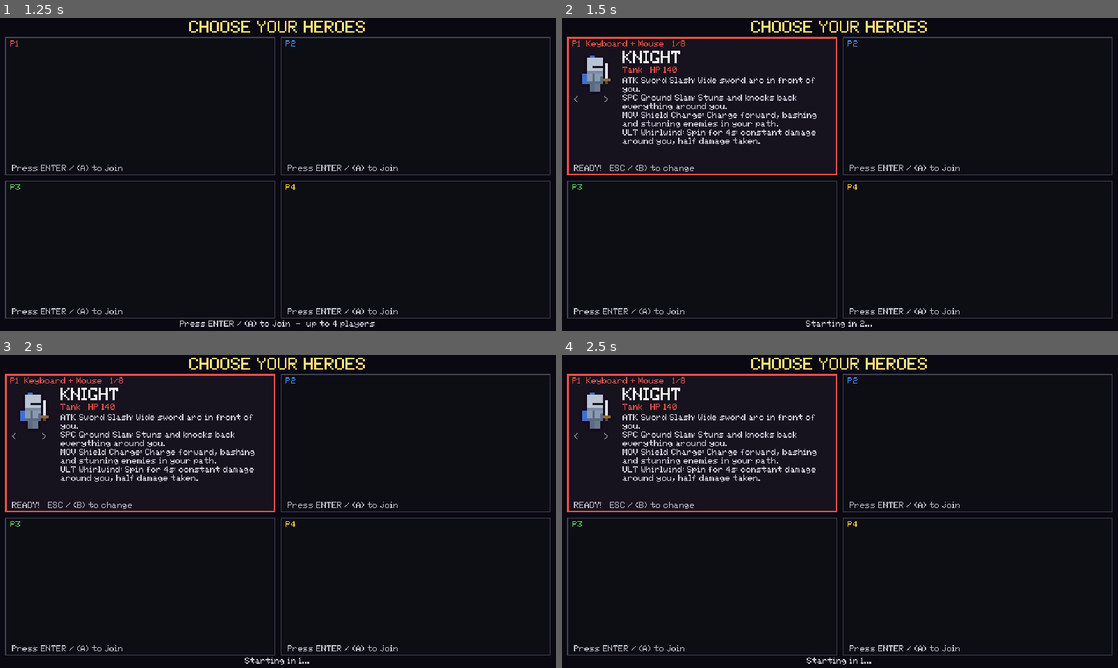
Above: before the commit, frames 1-4 (two rows, left to right).
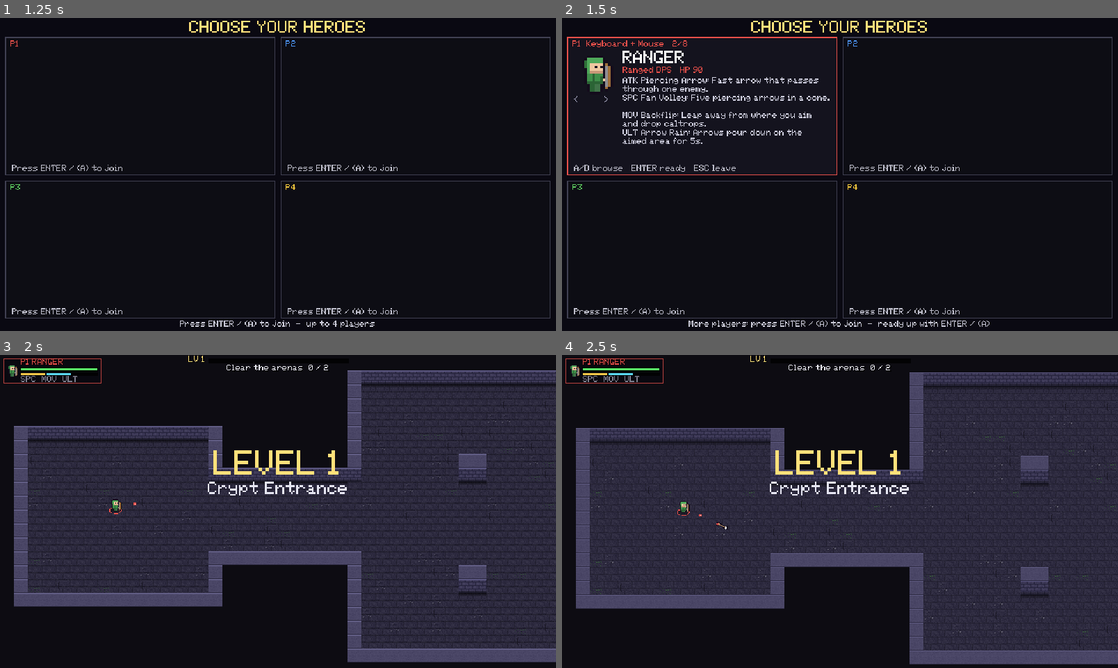
Above: after the commit, the same moments.

Repository: bogo26/game
Game: Godot game, scene res://src/ui/main_menu.tscn
Two runs of this game, one before a commit and one after it. Both use one fixed random seed, a clock stepped at 60 frames per second and the inputs below.
Inputs (mouse positions are in pixels of both pictures, inside the frame that each line leads up to):
- Up to frame 1 (1.25 s): click "Start Run" at 0.5 s
- Up to frame 2 (1.5 s): tap Enter at 1.25 s; move the mouse to (962, 158) at 1.27 s; hold Right (ui_right) from 1.28 s (still down); hold Enter from 1.28 s (still down); click (962, 158) at 1.42 s
- Up to frame 3 (2 s): keep holding Right (ui_right); keep holding Enter; tap Space at 1.52, 1.55, 1.82 s
- Up to frame 4 (2.5 s): release Right (ui_right) at 2 s; release Enter at 2 s; drag from (728, 527) to (812, 574) at 2.02 s

Frame 1 is identical in both runs. In frame 2, 3.0% of the frame differs, in the area x 1-77%, y 6-99%; in frame 3, 62%; in frame 4, 63%, in the area x 0-100%, y 0-99%.

Commit message:
Character select: browse heroes freely, start the run on input
Joining with A / Enter also readied the player up: the join button was still
held on the next frame and counted as a fresh "accept", so the default hero
was locked in before anyone could browse, and with everyone "ready" a 1.5 s
countdown started the run on its own.

- InputRouter treats the buttons held at join (or controller takeover) as
  already held, so the join press doesn't also ready up, and doesn't dash
  when dropping into the test room
- No countdown: once every joined player is ready, any of them starts the
  run with A / Enter (or Start on a gamepad); un-ready with B / Esc
- Level-up cards ignore human input for 0.35 s after appearing (keys and
  mouse), so mashing A (dash) or left-click (attack) can't pick by accident
- tests/test_character_select.gd drives real keyboard events: join doesn't
  ready, browse left/right, ready, no auto-start after 10 s, un-ready, start
  on press, waiting for every player, join key doesn't dash

Co-Authored-By: Claude Opus 5.5 <noreply@anthropic.com>

Diff:
--- a/src/autoload/input_router.gd
+++ b/src/autoload/input_router.gd
@@ -72,6 +72,7 @@
 	p.clear()
 	p.device = device
 	p.connected = true
+	_treat_held_as_old(p)
 	Events.player_joined.emit(slot)
 
 
@@ -144,12 +145,21 @@
 		# over that player instead of creating a new one.
 		var lost := _first_disconnected_slot()
 		if lost != -1:
+			players[lost].clear()
 			players[lost].device = d
 			players[lost].connected = true
-			players[lost].clear()
+			_treat_held_as_old(players[lost])
 			Events.player_device_restored.emit(lost)
 		else:
 			join_requested.emit(d)
+
+
+## The button a player joins with is usually still held on the next frame.
+## Record the device's current state as "already held" so it doesn't also
+## count as a fresh press (e.g. A = join would otherwise also ready up / dash).
+static func _treat_held_as_old(p: PlayerInput) -> void:
+	p.poll(0.0)
+	p.consume_presses()
 
 
 func _join_button_down(device: int) -> bool:
--- a/src/ui/character_select.gd
+++ b/src/ui/character_select.gd
@@ -1,7 +1,8 @@
 extends Control
 ## Character select. Up to 4 players join with their own device (A / Enter),
 ## browse the roster with left/right, and ready up with A / Enter; B / Esc
-## un-readies or leaves. The run starts once every joined player is ready.
+## un-readies or leaves. Once every joined player is ready, any of them starts
+## the run with A / Enter (or Start on a gamepad) - there is no timer.
 ## With nobody joined, B / Esc returns to the main menu.
 
 const ROSTER: Array[StringName] = [
@@ -11,7 +12,6 @@
 const HERO_SHEET := "res://assets/sprites/heroes/%s.png"
 const GAME_SCENE := "res://src/main/game.tscn"
 const MAIN_MENU := "res://src/ui/main_menu.tscn"
-const START_DELAY := 1.5
 const MARGIN := 6.0
 const TITLE_HEIGHT := 22.0
 const SLOT_TAGS: Array[String] = ["ATK", "SPC", "MOV", "ULT"]
@@ -31,7 +31,9 @@
 var _choice: Array[int] = [0, 1, 2, 3]
 var _is_ready: Array[bool] = [false, false, false, false]
 var _views: Array[SlotView] = []
-var _countdown := -1.0
+## Scene started when the players begin the run (tests clear it).
+var game_scene := GAME_SCENE
+var started := false
 var _title: Label
 var _footer: Label
 var _back_prev: Dictionary = {}
@@ -75,7 +77,7 @@
 		if p.is_assigned():
 			_handle_player(i, p)
 	_handle_unassigned_back()
-	_update_countdown(delta)
+	_update_footer()
 
 
 func _on_join_requested(device: int) -> void:
@@ -91,10 +93,15 @@
 
 
 func _handle_player(slot: int, p: PlayerInput) -> void:
+	if started:
+		return
 	if _is_ready[slot]:
 		if p.just_pressed(PlayerInput.Action.UI_BACK):
 			_is_ready[slot] = false
 			_refresh(slot)
+			Audio.play(&"ui_move")
+		elif _start_pressed(p) and _all_ready():
+			_start_run(InputRouter.assigned_slots())
 		return
 	var changed := false
 	if p.ui_pressed(PlayerInput.Action.UI_LEFT):
@@ -128,30 +135,43 @@
 			get_tree().change_scene_to_file(MAIN_MENU)
 
 
-func _update_countdown(delta: float) -> void:
+func _all_ready() -> bool:
 	var joined := InputRouter.assigned_slots()
-	var all_ready := not joined.is_empty()
+	if joined.is_empty():
+		return false
 	for slot in joined:
-		all_ready = all_ready and _is_ready[slot]
-	if not all_ready:
-		_countdown = -1.0
-		_footer.text = "Press ENTER / (A) to join  -  up to 4 players" if joined.size() < 4 else "Waiting for everyone to ready up"
-		return
-	if _countdown < 0.0:
-		_countdown = START_DELAY
-	_countdown -= delta
-	_footer.text = "Starting in %d..." % ceili(maxf(_countdown, 0.0))
-	if _countdown <= 0.0:
-		_start_run(joined)
+		if not _is_ready[slot]:
+			return false
+	return true
+
+
+## A / Enter, or Start on a gamepad (Esc is "back" for keyboard players).
+static func _start_pressed(p: PlayerInput) -> bool:
+	return p.just_pressed(PlayerInput.Action.UI_ACCEPT) \
+		or (p.device >= 0 and p.just_pressed(PlayerInput.Action.PAUSE))
+
+
+func _update_footer() -> void:
+	var joined := InputRouter.assigned_slots()
+	if joined.is_empty():
+		_footer.text = "Press ENTER / (A) to join  -  up to 4 players"
+	elif _all_ready():
+		_footer.text = "Everyone ready!  Press ENTER / (A) / START to begin"
+	elif joined.size() < 4:
+		_footer.text = "More players: press ENTER / (A) to join  -  ready up with ENTER / (A)"
+	else:
+		_footer.text = "Waiting for everyone to ready up"
 
 
 func _start_run(joined: Array[int]) -> void:
-	set_process(false)
+	started = true
+	Audio.play(&"ui_confirm")
 	GameState.reset_run()
 	for slot in joined:
 		GameState.slots[slot].hero_id = ROSTER[_choice[slot]]
 	GameState.level_index = 0
-	get_tree().change_scene_to_file(GAME_SCENE)
+	if game_scene != "":
+		get_tree().change_scene_to_file(game_scene)
 
 
 # --- widgets ---------------------------------------------------------------------------------
@@ -264,7 +284,7 @@
 		var a := abilities[i]
 		v.abilities[i].text = "%s %s: %s" % [SLOT_TAGS[i], a.display_name, a.description]
 	if _is_ready[slot]:
-		v.hint.text = "READY!   ESC / (B) to change"
+		v.hint.text = "READY!  %s to change" % ("ESC" if p.device == PlayerInput.DEVICE_KEYBOARD else "(B)")
 	elif p.uses_mouse or p.device == PlayerInput.DEVICE_KEYBOARD:
 		v.hint.text = "A/D browse   ENTER ready   ESC leave"
 	else:
--- a/src/ui/level_up_screen.gd
+++ b/src/ui/level_up_screen.gd
@@ -9,6 +9,9 @@
 
 const CARD_COUNT := 3
 const BOT_PICK_DELAY := 0.6
+## Human input is ignored briefly when cards appear, so a button mashed for
+## combat (A is also dash) can't pick a card by accident.
+const INPUT_GRACE := 0.35
 const MARGIN := 6.0
 const TITLE_HEIGHT := 20.0
 
@@ -20,6 +23,7 @@
 	var picked := false
 	var chosen: UpgradeData
 	var bot_timer := 0.0
+	var grace := INPUT_GRACE
 	var panel: Panel
 	var cards: Array[Panel] = []
 	var status: Label
@@ -112,6 +116,9 @@
 		pk.bot_timer += delta
 		if pk.bot_timer >= BOT_PICK_DELAY:
 			_confirm(pk, randi() % n)
+		return
+	if pk.grace > 0.0:
+		pk.grace -= delta
 		return
 	if input.ui_pressed(PlayerInput.Action.UI_LEFT):
 		pk.selected = (pk.selected - 1 + n) % n
@@ -246,7 +253,7 @@
 func _on_card_input(event: InputEvent, pk: Picker, index: int) -> void:
 	var click := event as InputEventMouseButton
 	if click and click.pressed and click.button_index == MOUSE_BUTTON_LEFT \
-			and pk.hero.input.uses_mouse and not pk.picked:
+			and pk.hero.input.uses_mouse and not pk.picked and pk.grace <= 0.0:
 		_confirm(pk, index)
 
 
--- /dev/null
+++ b/tests/test_character_select.gd
@@ -0,0 +1,116 @@
+extends "res://tests/test_case.gd"
+## Character select with simulated keyboard input: joining doesn't ready you
+## up, browsing works, and the run only starts on an explicit press once
+## everyone is ready - never on a timer.
+
+const SELECT_SCENE := "res://src/ui/character_select.tscn"
+const DT := 1.0 / 60.0
+
+var _held: Array[Key] = []
+
+
+func _key(code: Key, pressed: bool) -> void:
+	var ev := InputEventKey.new()
+	ev.physical_keycode = code
+	ev.keycode = code
+	ev.pressed = pressed
+	Input.parse_input_event(ev)
+	Input.flush_buffered_events()
+	if pressed:
+		_held.append(code)
+	else:
+		_held.erase(code)
+
+
+func _frame(select: Node, count: int = 1) -> void:
+	for i in count:
+		InputRouter._process(DT)
+		select._process(DT)
+
+
+func _tap(select: Node, code: Key) -> void:
+	_key(code, true)
+	_frame(select)
+	_key(code, false)
+	_frame(select)
+
+
+func _open() -> Node:
+	InputRouter.unassign_all()
+	GameState.clear_players()
+	InputRouter._process(DT)  # let the router see a frame with nothing held
+	var select: Node = (load(SELECT_SCENE) as PackedScene).instantiate()
+	select.set("game_scene", "")  # don't actually load the game
+	(Engine.get_main_loop() as SceneTree).root.add_child(select)
+	return select
+
+
+func _close(select: Node) -> void:
+	for code in _held.duplicate():
+		_key(code, false)
+	InputRouter._process(DT)  # register the releases before the next test
+	select.get_parent().remove_child(select)
+	select.free()
+	InputRouter.unassign_all()
+	GameState.clear_players()
+
+
+func test_join_press_does_not_ready_you_up() -> void:
+	var select := _open()
+	_key(KEY_ENTER, true)  # join...
+	_frame(select, 5)      # ...and keep holding Enter for a few frames
+	assert_true(InputRouter.get_player(0).is_assigned(), "keyboard joined as P1")
+	assert_false(select.get("_is_ready")[0], "holding the join button doesn't also ready up")
+	_close(select)
+
+
+func test_browse_ready_and_start_only_on_input() -> void:
+	var select := _open()
+	_tap(select, KEY_ENTER)  # join
+	var roster: Array[StringName] = select.get("ROSTER")
+	var first: int = select.get("_choice")[0]
+	_tap(select, KEY_D)
+	_tap(select, KEY_RIGHT)
+	var choice: int = select.get("_choice")[0]
+	assert_eq(choice, (first + 2) % roster.size(), "browsed two heroes to the right")
+	_tap(select, KEY_A)
+	assert_eq(select.get("_choice")[0], (first + 1) % roster.size(), "and one back")
+	_tap(select, KEY_ENTER)  # ready
+	assert_true(select.get("_is_ready")[0], "Enter readies up")
+	_frame(select, 600)  # 10 seconds: nothing may start by itself
+	assert_false(select.get("started"), "no timer starts the run")
+	_tap(select, KEY_ESCAPE)
+	assert_false(select.get("_is_ready")[0], "Esc un-readies")
+	_tap(select, KEY_A)  # can browse again after un-readying
+	_tap(select, KEY_ENTER)  # ready
+	_tap(select, KEY_ENTER)  # start
+	assert_true(select.get("started"), "a press after everyone is ready starts the run")
+	assert_eq(GameState.slots[0].hero_id, roster[first], "with the chosen hero")
+	_close(select)
+
+
+func test_run_waits_for_every_player() -> void:
+	var select := _open()
+	_tap(select, KEY_ENTER)  # keyboard joins as P1
+	InputRouter.assign(1, PlayerInput.DEVICE_BOT)  # a second (idle) player
+	_frame(select)
+	_tap(select, KEY_ENTER)  # P1 ready
+	_tap(select, KEY_ENTER)  # P1 tries to start
+	assert_false(select.get("started"), "can't start while P2 isn't ready")
+	_close(select)
+
+
+func test_join_button_does_not_dash_in_the_test_room() -> void:
+	InputRouter.unassign_all()
+	_key(KEY_SPACE, true)  # Space joins... and is also the keyboard dash
+	InputRouter.assign(0, PlayerInput.DEVICE_KEYBOARD)
+	InputRouter._process(DT)
+	assert_false(InputRouter.get_player(0).just_pressed(PlayerInput.Action.MOVEMENT),
+		"the held join key isn't a fresh dash press")
+	_key(KEY_SPACE, false)
+	InputRouter._process(DT)
+	_key(KEY_SPACE, true)
+	InputRouter._process(DT)
+	assert_true(InputRouter.get_player(0).just_pressed(PlayerInput.Action.MOVEMENT), "a new press dashes")
+	_key(KEY_SPACE, false)
+	InputRouter.unassign_all()
Not shown, added: tests/test_character_select.gd.uid
Not shown, changed: docs/DESIGN.md
